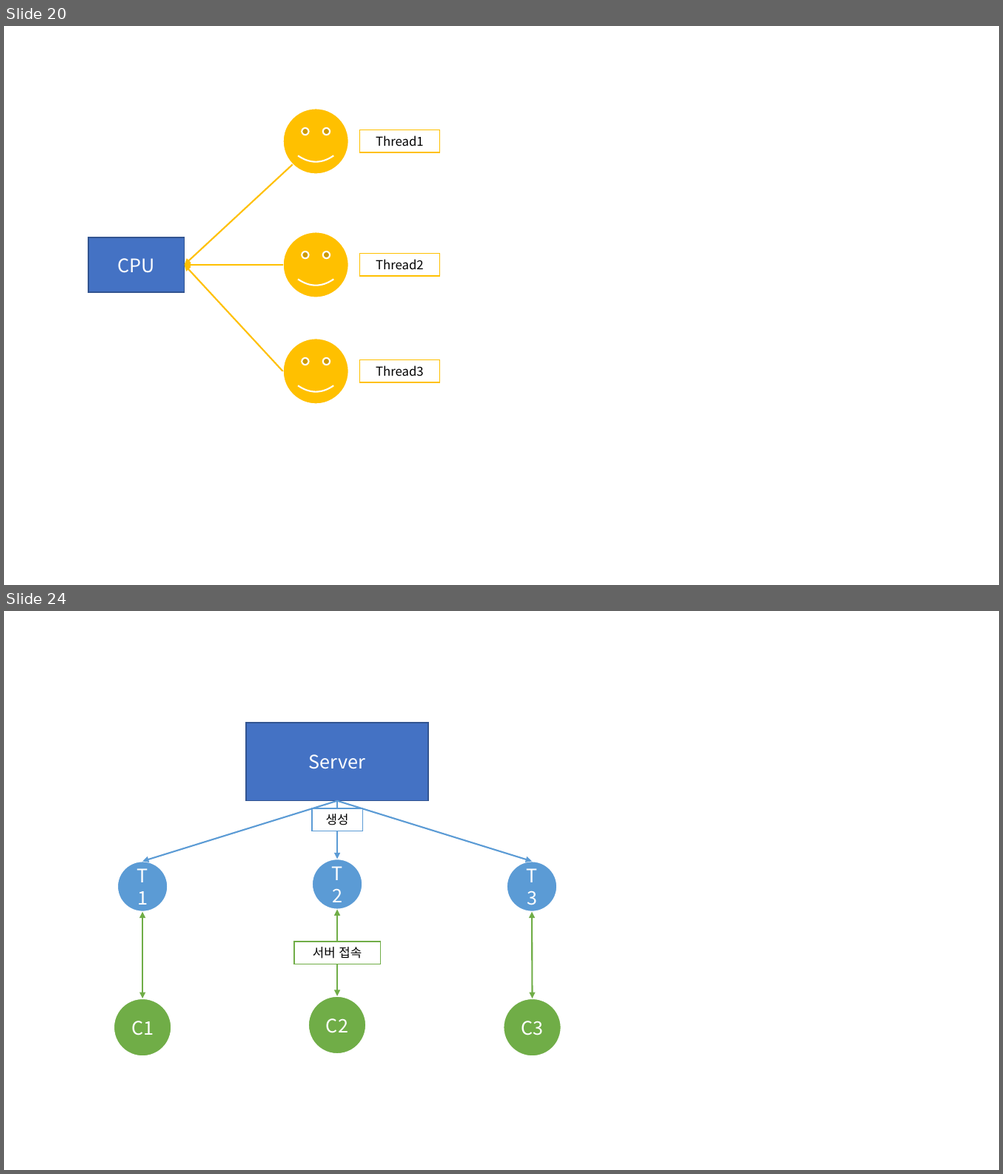
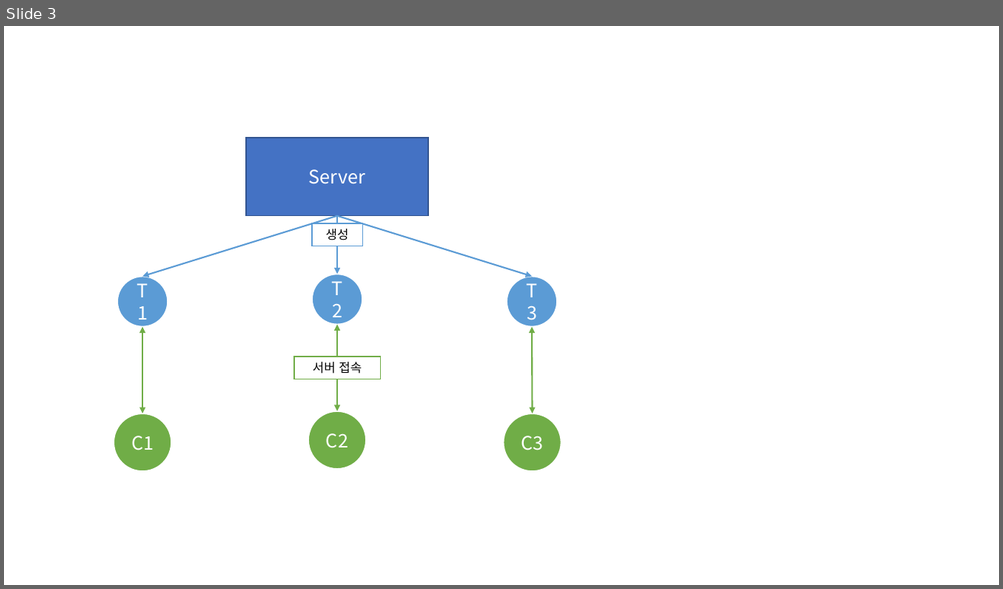
Before and after one commit to Dingadung/2022-study-workspace, a slide deck: study-note/자바/2022-08-26 내용정리.pptx. Shown one above the other, each under a label of ours: slides 20 and 24 before the commit, slide 3 after it; the slides between them are not shown. The pictures are 1003x1174 and 1003x589 pixels, drawn with LibreOffice and Linux fonts; fonts in the diff are those of the drawing. Boxes give left, top, right and bottom in pixels: in the first picture for what was removed or moved away, otherwise in the second. Text is boxed around its words. In the diff, an @@ line names an element or a change of style, - is before the commit and + after.

```diff
--- a/study-note/자바/2022-08-26 내용정리.pptx
+++ b/study-note/자바/2022-08-26 내용정리.pptx
@@ slide 20 removed at (4,26,999,585), background #FFFFFF @@
@@ smiley face removed at (283,108,349,174) @@
@@ rectangle removed at (360,130,440,153) @@
-Thread1
@@ arrow removed from (293, 165) to (185, 265) @@
@@ rectangle removed at (88,238,185,292) @@
-CPU
@@ smiley face removed at (283,232,349,298) @@
@@ arrow removed from (283, 265) to (185, 265) @@
@@ arrow removed from (283, 372) to (185, 265) @@
@@ rectangle removed at (360,254,440,276) @@
-Thread2
@@ smiley face removed at (283,338,349,404) @@
@@ rectangle removed at (360,360,440,383) @@
-Thread3
@@ what was slide 24 is now slide 3 @@
```
Also in this commit, not shown: 20 other slides removed, 4 other files.
